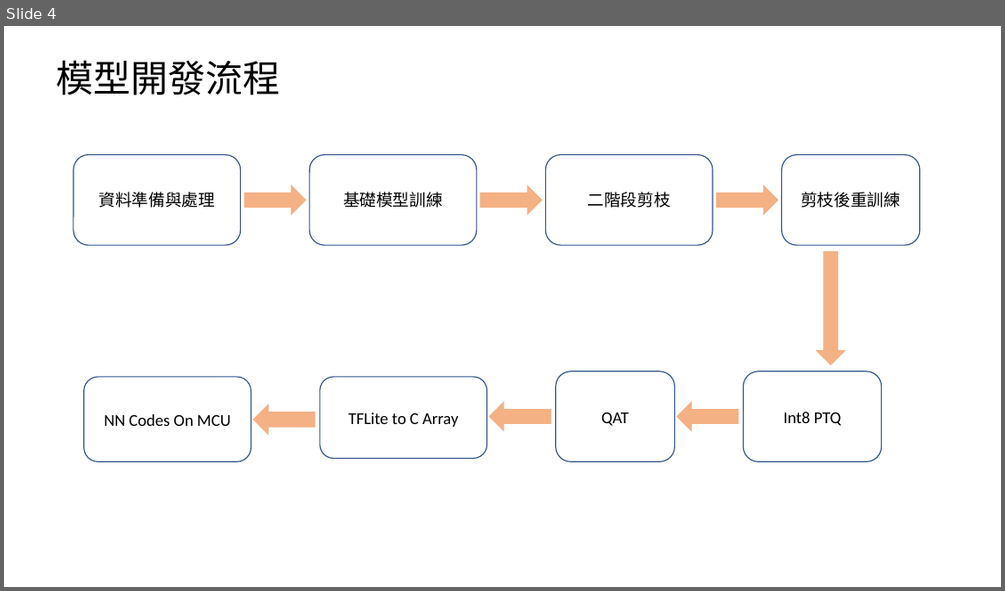
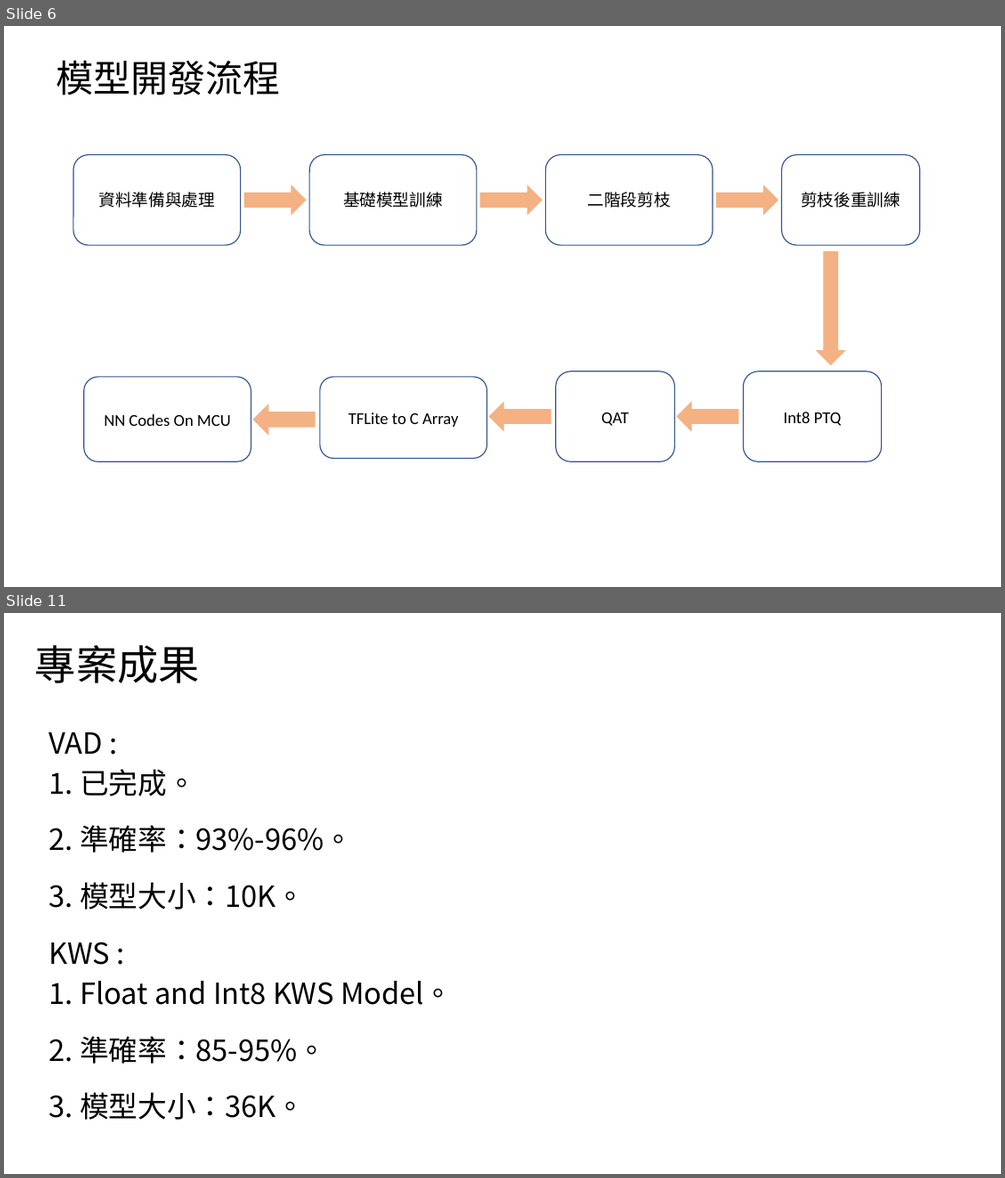
Before and after one commit to xrick/RickLiao-Repo, a slide deck: Interview_Repo/PPT/ppt_for_環球睿視.pptx. Shown one above the other, each under a label of ours: slide 4 before the commit, slides 6 and 11 after it; the slides between them are not shown. The pictures are 1005x591 and 1005x1178 pixels, drawn with LibreOffice and Linux fonts; fonts in the diff are those of the drawing. Boxes give left, top, right and bottom in pixels: in the first picture for what was removed or moved away, otherwise in the second. Text is boxed around its words. In the diff, an @@ line names an element or a change of style, - is before the commit and + after.

```diff
--- a/Interview_Repo/PPT/ppt_for_環球睿視.pptx
+++ b/Interview_Repo/PPT/ppt_for_環球睿視.pptx
@@ slide 11 added at [4,613,1001,1174], background #FFFFFF @@
@@ title added at [35,645,200,683], 39.6 pt, text #000000 @@
+專案成果
@@ text added at [49,732,453,1119], 28 pt, text #000000 @@
+VAD :
+1. 已完成。
+2. 準確率：93%-96%。
+3. 模型大小：10K。
+KWS :
+1. Float and Int8 KWS Model。
+2. 準確率：85-95%。
+3. 模型大小：36K。
@@ what was slide 4 is now slide 6 @@
```
Also in this commit, not shown: 12 other slides added, 2 other files.
